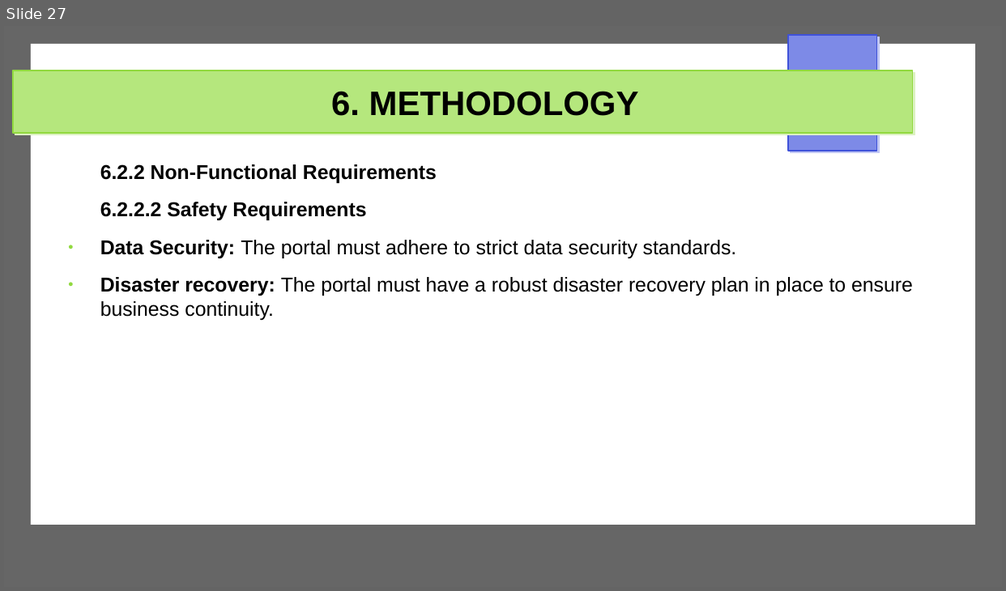
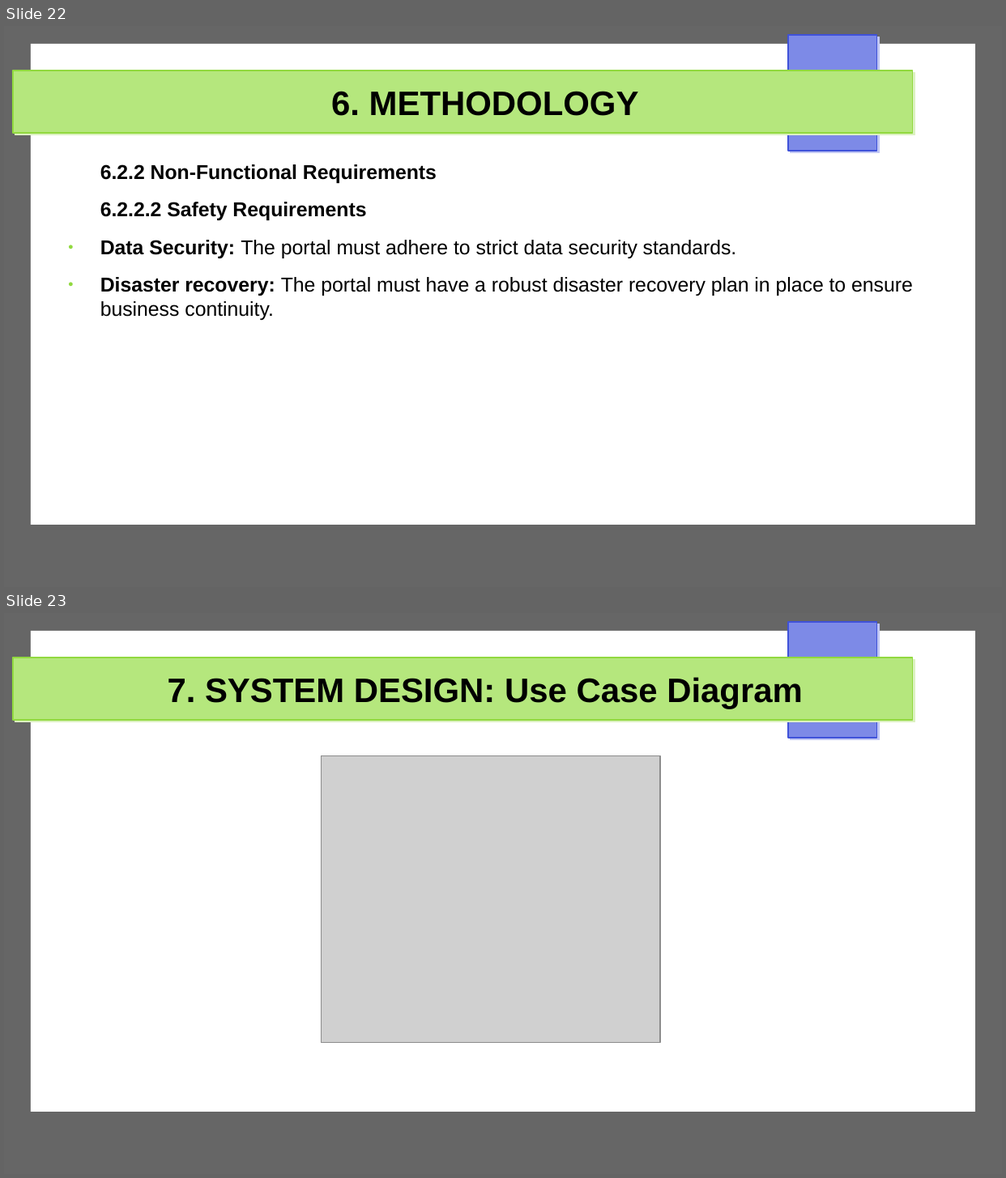
Before and after one commit to Michael-Otieno-Kasuku/Mashinani, a slide deck: docs/proposal/mashinani.odp. Shown one above the other, each under a label of ours: slide 27 before the commit, slides 22 and 23 after it. The pictures are 1006x591 and 1006x1178 pixels, drawn with LibreOffice and Linux fonts; fonts in the diff are those of the drawing; grey boxes stand for pictures. Boxes give left, top, right and bottom in pixels: in the first picture for what was removed or moved away, otherwise in the second. Text is boxed around its words. In the diff, an @@ line names an element or a change of style, - is before the commit and + after.

```diff
--- a/docs/proposal/mashinani.odp
+++ b/docs/proposal/mashinani.odp
@@ slide 23 added at [4,613,1002,1174], background #FFFFFF; not listed: 4 template elements that a slide beside it also shows @@
@@ title added at [168,677,803,709], 27 pt, text #000000, bold @@
+7. SYSTEM DESIGN: Use Case Diagram
@@ picture added at [321,756,661,1043] @@
@@ what was slide 27 is now slide 22 @@
```
Also in this commit, not shown: 7 slides changed, 3 other slides added, 1 slide removed, 4 other files.
